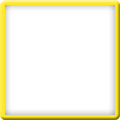
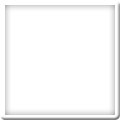
Revision of a layered 120×120 image; what changed, layer by layer:
added layer "Rounded Rectangle 1 copy 3" above "Rounded Rectangle 1" over [0, 0, 120, 120]
hid "Rounded Rectangle 1" over [0, 0, 120, 120]
